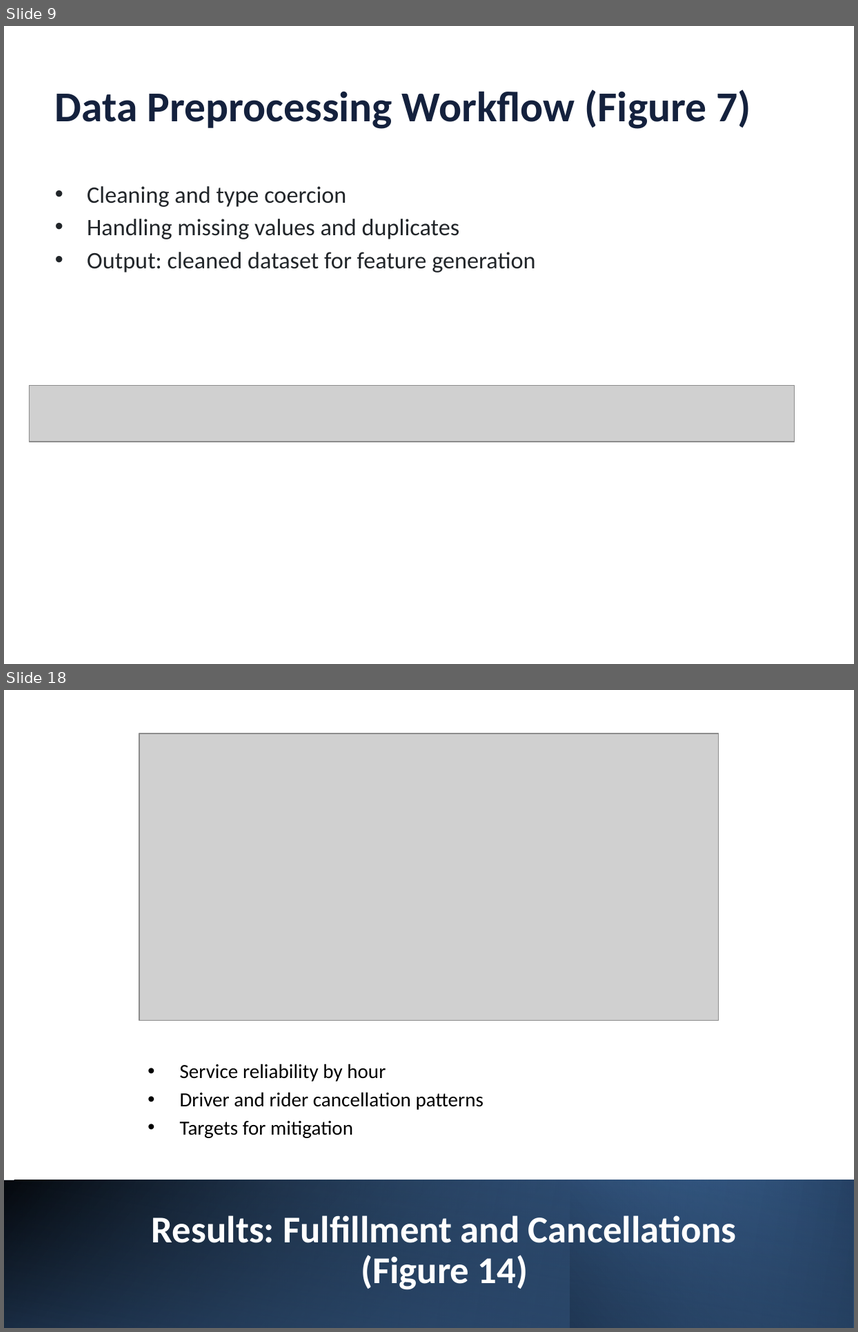
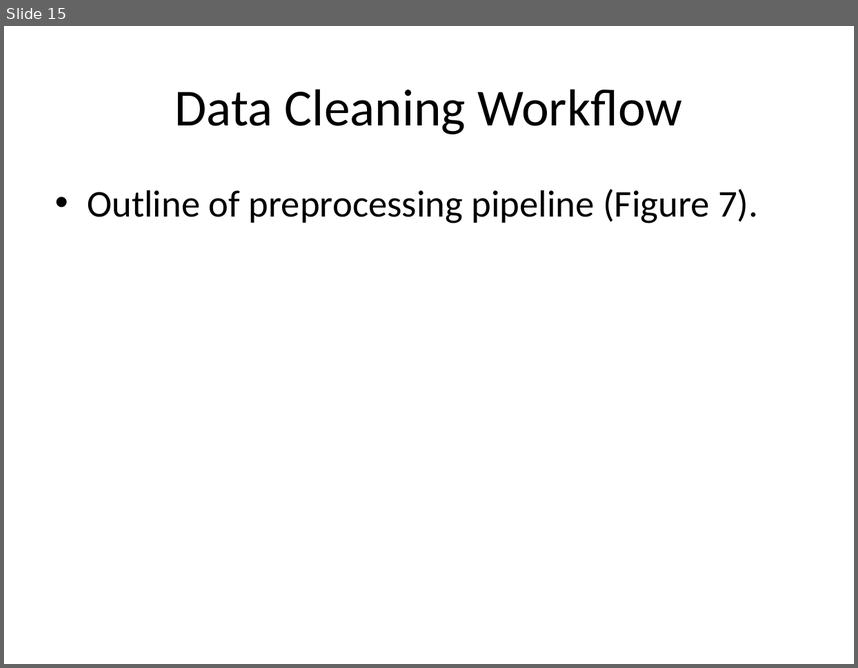
Before and after one commit to kangss1/Project-Uber, a slide deck: Thesis/Machine_Learning_Based_Forecasting_RideHailing_DelhiNCR.pptx. Shown one above the other, each under a label of ours: slides 9 and 18 before the commit, slide 15 after it; the slides between them are not shown. The pictures are 858x1332 and 858x668 pixels, drawn with LibreOffice and Linux fonts; fonts in the diff are those of the drawing; grey boxes stand for pictures. Boxes give left, top, right and bottom in pixels: in the first picture for what was removed or moved away, otherwise in the second. Text is boxed around its words. In the diff, an @@ line names an element or a change of style, - is before the commit and + after.

```diff
--- a/Thesis/Machine_Learning_Based_Forecasting_RideHailing_DelhiNCR.pptx
+++ b/Thesis/Machine_Learning_Based_Forecasting_RideHailing_DelhiNCR.pptx
@@ slide 18 removed at [4,690,854,1328], background #FFFFFF @@
@@ picture removed at [139,733,719,1020] @@
@@ text removed at [180,1063,484,1138] @@
-• Service reliability by hour
-• Driver and rider cancellation patterns
-• Targets for mitigation
@@ rectangle removed at [4,1180,854,1328] @@
@@ rectangle removed at [4,1180,853,1328] @@
@@ rectangle removed at [4,1180,853,1328] @@
@@ rectangle removed at [570,1180,854,1328] @@
@@ title removed at [152,1215,737,1290] @@
-Results: Fulfillment and Cancellations (Figure 14)
@@ what was slide 9 is now slide 15 @@
@@ slide 15 changed as well @@
@@ title at [175,89,682,134]: text changed; size 36 to 44 pt; text colour #14213D to #000000; bold off @@
-Data Preprocessing Workflow (Figure 7)
+Data Cleaning Workflow
@@ text at [87,189,758,223]: text changed; size 20 to 32 pt; text colour #212529 to #000000 @@
-• Cleaning and type coercion
-• Handling missing values and duplicates
-• Output: cleaned dataset for feature generation
+• Outline of preprocessing pipeline (Figure 7).
@@ picture removed at [30,385,795,441] @@
```
Also in this commit, not shown: 39 slides added, 23 other slides removed, 12 other files.
